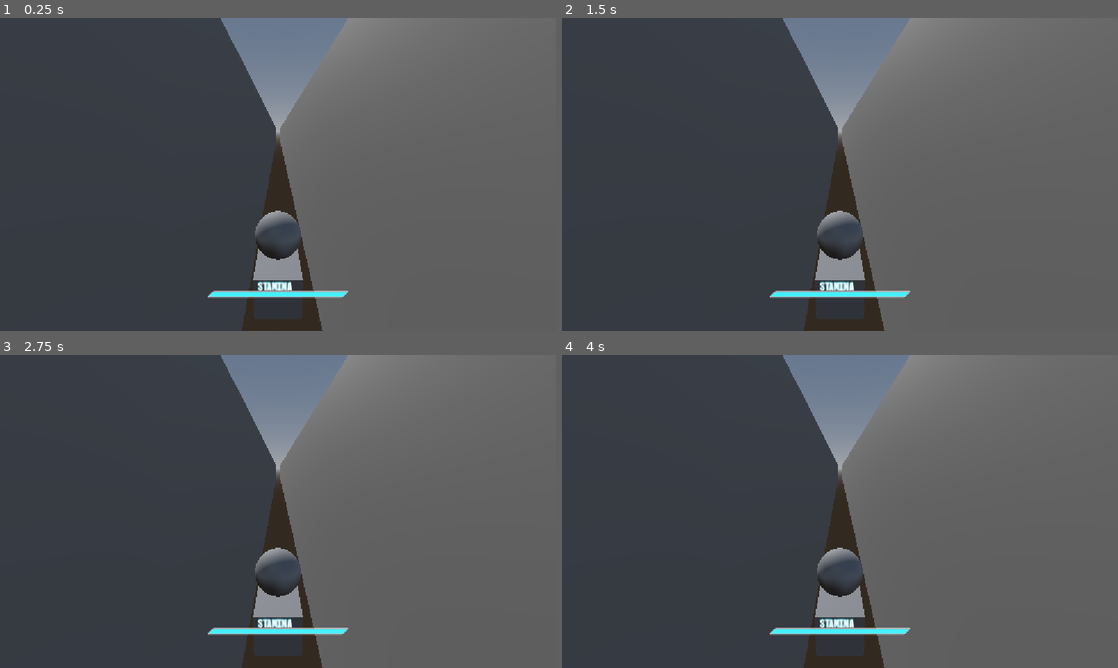
Above: before the commit, frames 1-4 (two rows, left to right).
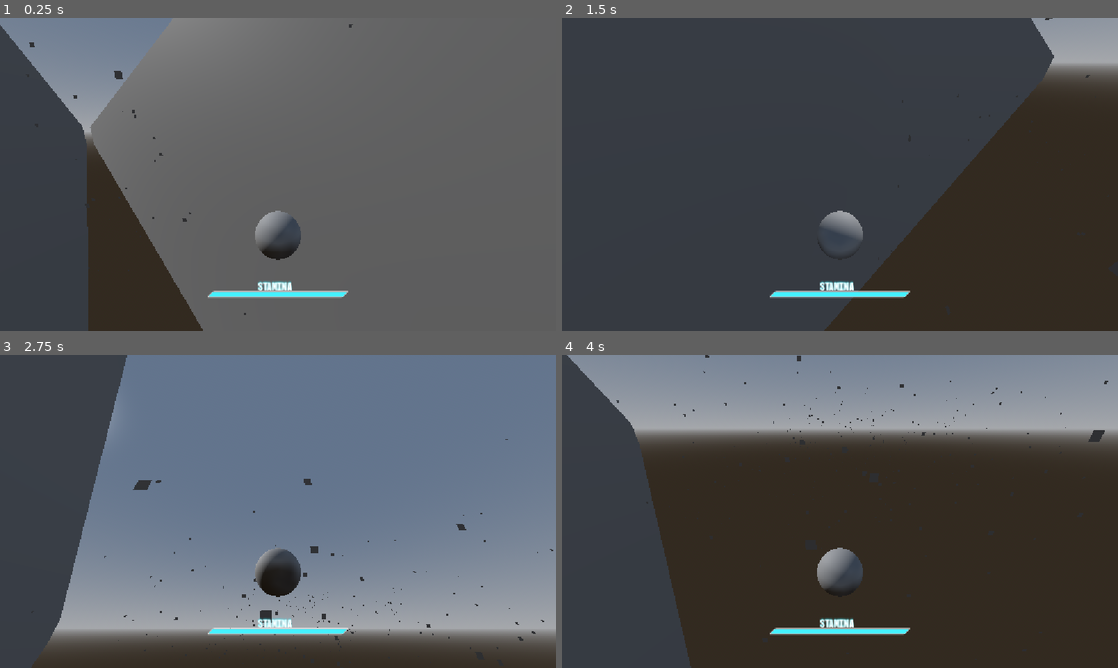
Above: after the commit, the same moments.

Repository: PortalGolem/havenIE2026GameJam
Game: Godot game, scene res://Scenes/andrew_test.tscn
Two runs of this game, one before a commit and one after it. Both use one fixed random seed, a clock stepped at 60 frames per second and the inputs below. This scene is started directly instead of the project's main scene.
Inputs (mouse positions are in pixels of both pictures, inside the frame that each line leads up to):
- Up to frame 1 (0.25 s): no input
- Up to frame 2 (1.5 s): move the mouse to (962, 158) at 0.52 s; press the mouse at (962, 158) at 0.53 s; hold D (Right) 0.53-1.28 s; tap Space (Jump) at 0.77 s; move the mouse to (728, 190) at 1.27 s; release the mouse at (728, 190) at 1.28 s; hold S (Backward) from 1.28 s (still down); tap Shift (Dash) at 1.35 s
- Up to frame 3 (2.75 s): tap Space (Jump) at 1.52 s; tap Enter at 2 s; move the mouse to (333, 442) at 2.02 s; release S (Backward) at 2.03 s; press the mouse at (333, 442) at 2.03 s; hold D (Right) from 2.03 s (still down)
- Up to frame 4 (4 s): move the mouse to (812, 574) at 2.77 s; release D (Right) at 2.78 s; release the mouse at (812, 574) at 2.78 s; hold W (Forward) 2.78-3.53 s; tap Shift (Dash) at 2.85 s; tap Space (Jump) at 3.02, 3.5, 3.77 s; move the mouse to (1006, 558) at 3.52 s; press the mouse at (1006, 558) at 3.53 s; hold A (Left) from 3.53 s (still down)

The runs differ from the first frame. In frame 1, 41% of the frame differs, in the area x 0-69%, y 0-100%; in frame 2, 51%; in frame 3, 74%; in frame 4, 76%, in the area x 0-100%, y 0-100%.
Error before the commit: Parse Error: Identifier "stanima_cur" not declared in the current scope. (res://Player/PlayerController.gd:108)

Commit message:
im clipping through everything

Diff:
--- a/Player/PlayerController.gd
+++ b/Player/PlayerController.gd
@@ -105,7 +105,7 @@
 # Called every frame. 'delta' is the elapsed time since the previous frame.
 func _process(delta: float) -> void:
 	#STANIMA CODE
-	stanima_cur += stanima_regeneration * delta
+	stanima += stanima_regeneration * delta
 
 	currentRotation += -mouseInput * mouseSensitivity
 	currentRotation.x = clampf(currentRotation.x, deg_to_rad(-maxXRotation + 180), deg_to_rad(maxXRotation + 180))
--- a/Player/player.tscn
+++ b/Player/player.tscn
@@ -3,7 +3,6 @@
 [ext_resource type="Script" uid="uid://c423nqlkeyre6" path="res://Player/PlayerController.gd" id="1_l8h54"]
 [ext_resource type="PackedScene" uid="uid://dl06wuwytb8l1" path="res://Objects/StanimaBarGUI.tscn" id="2_4ntmi"]
 [ext_resource type="PackedScene" uid="uid://chkuemajlf13r" path="res://Objects/SnowfallParticles.tscn" id="3_btcbx"]
-[ext_resource type="Script" uid="uid://cojeiqlpnirdq" path="res://Scripts/snowfall_particles.gd" id="4_gwnis"]
 
 [sub_resource type="SphereMesh" id="SphereMesh_2m7an"]
 
@@ -11,6 +10,14 @@
 
 [sub_resource type="SphereShape3D" id="SphereShape3D_lgp2p"]
 radius = 0.58963436
+
+[sub_resource type="QuadMesh" id="QuadMesh_gwnis"]
+resource_local_to_scene = true
+size = Vector2(0.1, 0.1)
+
+[sub_resource type="QuadMesh" id="QuadMesh_k53q1"]
+resource_local_to_scene = true
+size = Vector2(0.1, 0.1)
 
 [node name="Player" type="AnimatableBody3D" unique_id=944310348]
 transform = Transform3D(-1, 0, -8.742278e-08, 0, 1, 0, 8.742278e-08, 0, -1, 0, 0, 0)
@@ -43,5 +50,13 @@
 [node name="CollisionShape3D" type="CollisionShape3D" parent="FloorCollider" unique_id=594924556]
 shape = SubResource("SphereShape3D_lgp2p")
 
+[node name="GPUParticles3D" parent="." unique_id=202149827 instance=ExtResource("3_btcbx")]
+transform = Transform3D(1, 0, 0, 0, 1, 0, 0, 0, 1, 10.188319, 7.9178877, -21.797134)
+draw_pass_1 = SubResource("QuadMesh_gwnis")
+
+[node name="GPUParticles3D" parent="GPUParticles3D" unique_id=1645496788 instance=ExtResource("3_btcbx")]
+transform = Transform3D(1, 0, 0, 0, 1, 0, 0, 0, 1, 0.0007638931, 0.002453804, -70.15349)
+draw_pass_1 = SubResource("QuadMesh_k53q1")
+
 [connection signal="body_entered" from="WallCollider" to="." method="_playerEnterWallCollider"]
 [connection signal="body_entered" from="FloorCollider" to="." method="_playerEnterFloorCollider"]
--- a/Scenes/andrew_test.tscn
+++ b/Scenes/andrew_test.tscn
@@ -37,12 +37,6 @@
 minYRotation = -30.0
 maxYRotation = 45.0
 jumpVector = Vector3(10, 5, 25)
-Camera_FOV_def = null
-Camera_FOV = null
-Game_Speed = null
-dash_time = null
-dash_speed = null
-dash_lock_time = null
 
 [node name="WorldEnvironment" type="WorldEnvironment" parent="." unique_id=790657928]
 environment = SubResource("Environment_2m7an")
--- a/Scripts/snowfall_particles.gd
+++ b/Scripts/snowfall_particles.gd
@@ -14,7 +14,7 @@
 
 # Called every frame. 'delta' is the elapsed time since the previous frame.
 func _process(delta: float) -> void:
-	if $"..".global_position.z >= 55 - z_ahead + $".".global_position:
+	if $"..".global_position.z >= 58 - z_ahead + $".".global_position:
 		position_global = $"..".global_position.z + z_ahead
 
 	$".".global_position = position_global
Not shown, added: Scenes/andrew_test.tscn417437453.tmp
